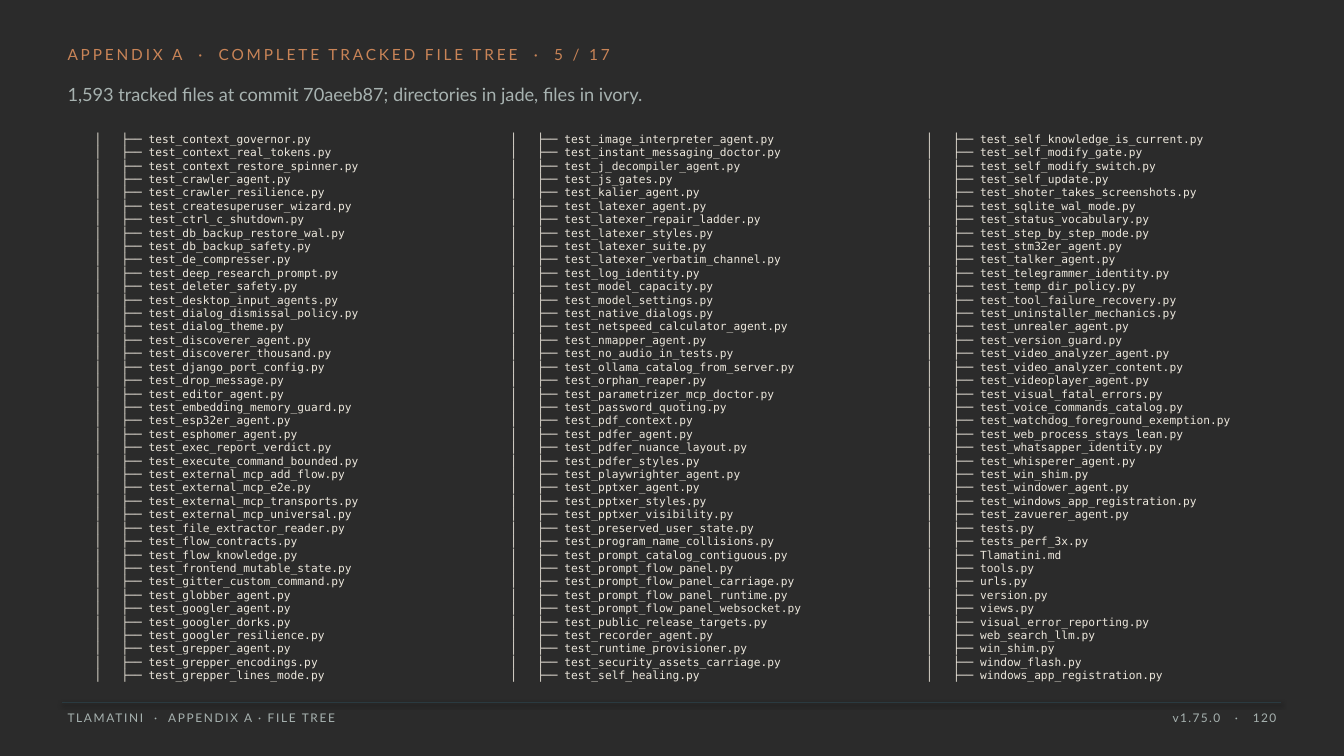
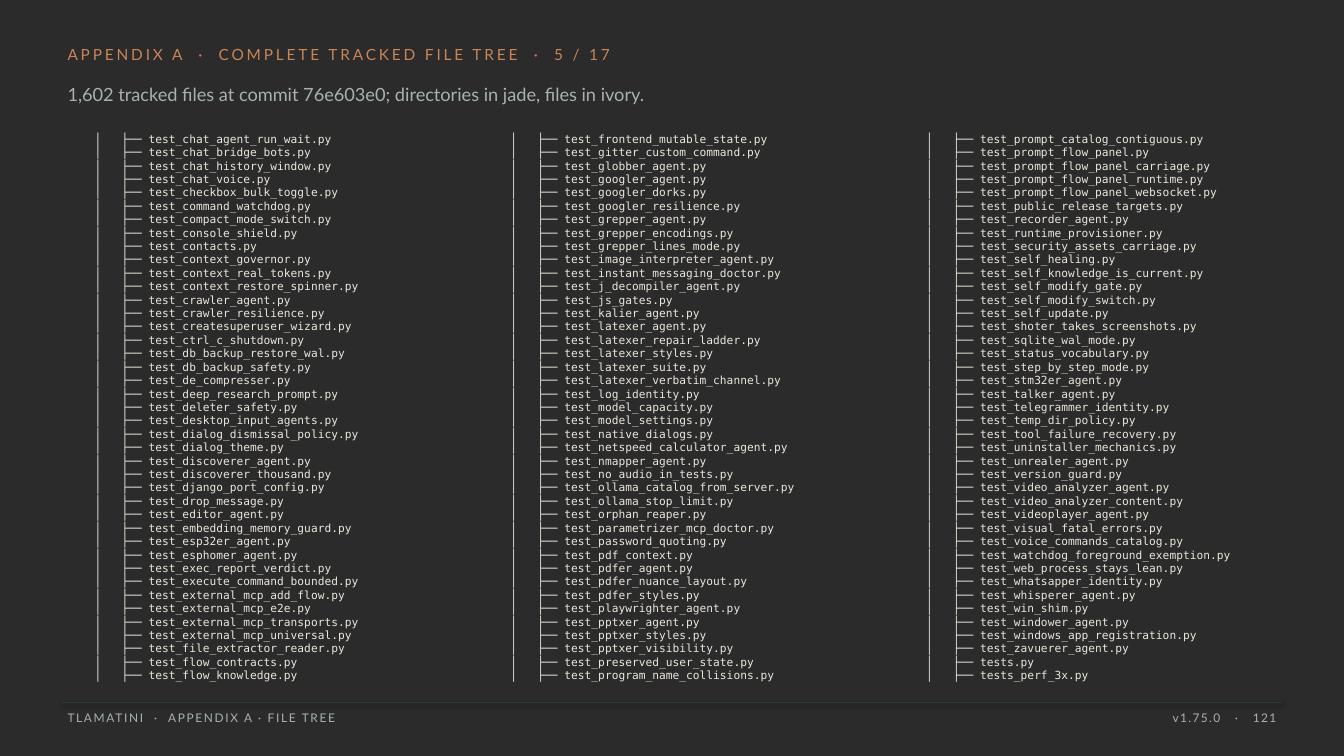
Before and after one commit to XAIHT/Tlamatini, a slide deck: slide 121 of Tlamatini_eXtended_Artificial_Intelligence_Humanly_Tempered.pptx (slide 120 before the commit). Drawn at 1344x756 pixels with LibreOffice and Linux fonts; fonts in the diff are those of the drawing; background and template pictures are left out; a plain dark background stands for a picture behind light text. Boxes give left, top, right and bottom in pixels: in the first picture for what was removed or moved away, otherwise in the second. Text is boxed around its words. In the diff, an @@ line names an element or a change of style, - is before the commit and + after.

```diff
--- a/Tlamatini_eXtended_Artificial_Intelligence_Humanly_Tempered.pptx
+++ b/Tlamatini_eXtended_Artificial_Intelligence_Humanly_Tempered.pptx
@@ text at <box>68,87,644,104</box>: text changed @@
-1,593 tracked files at commit 70aeeb87; directories in jade, files in ivory.
+1,602 tracked files at commit 76e603e0; directories in jade, files in ivory.
@@ text at <box>149,134,338,253</box>: paragraphs added @@
+│ ├── test_chat_agent_run_wait.py
+│ ├── test_chat_bridge_bots.py
+│ ├── test_chat_history_window.py
+│ ├── test_chat_voice.py
+│ ├── test_checkbox_bulk_toggle.py
+│ ├── test_command_watchdog.py
+│ ├── test_compact_mode_switch.py
+│ ├── test_console_shield.py
+│ ├── test_contacts.py
@@ text at <box>564,134,767,253</box>: paragraphs added @@
+│ ├── test_frontend_mutable_state.py
+│ ├── test_gitter_custom_command.py
+│ ├── test_globber_agent.py
+│ ├── test_googler_agent.py
+│ ├── test_googler_dorks.py
+│ ├── test_googler_resilience.py
+│ ├── test_grepper_agent.py
+│ ├── test_grepper_encodings.py
+│ ├── test_grepper_lines_mode.py
@@ text at <box>980,134,1217,266</box>: paragraphs added @@
+│ ├── test_prompt_catalog_contiguous.py
+│ ├── test_prompt_flow_panel.py
+│ ├── test_prompt_flow_panel_carriage.py
+│ ├── test_prompt_flow_panel_runtime.py
+│ ├── test_prompt_flow_panel_websocket.py
+│ ├── test_public_release_targets.py
+│ ├── test_recorder_agent.py
+│ ├── test_runtime_provisioner.py
+│ ├── test_security_assets_carriage.py
+│ ├── test_self_healing.py
@@ text at <box>564,496,733,508</box>: paragraph added @@
+│ ├── test_ollama_stop_limit.py
@@ text at <box>149,563,352,682</box>: paragraphs removed @@
-│ ├── test_frontend_mutable_state.py
-│ ├── test_gitter_custom_command.py
-│ ├── test_globber_agent.py
-│ ├── test_googler_agent.py
-│ ├── test_googler_dorks.py
-│ ├── test_googler_resilience.py
-│ ├── test_grepper_agent.py
-│ ├── test_grepper_encodings.py
-│ ├── test_grepper_lines_mode.py
@@ text at <box>564,550,801,682</box>: paragraphs removed @@
-│ ├── test_prompt_catalog_contiguous.py
-│ ├── test_prompt_flow_panel.py
-│ ├── test_prompt_flow_panel_carriage.py
-│ ├── test_prompt_flow_panel_runtime.py
-│ ├── test_prompt_flow_panel_websocket.py
-│ ├── test_public_release_targets.py
-│ ├── test_recorder_agent.py
-│ ├── test_runtime_provisioner.py
-│ ├── test_security_assets_carriage.py
-│ ├── test_self_healing.py
@@ text at <box>980,550,1163,682</box>: paragraphs removed @@
-│ ├── Tlamatini.md
-│ ├── tools.py
-│ ├── urls.py
-│ ├── version.py
-│ ├── views.py
-│ ├── visual_error_reporting.py
-│ ├── web_search_llm.py
-│ ├── win_shim.py
-│ ├── window_flash.py
-│ ├── windows_app_registration.py
@@ text at <box>1173,713,1276,722</box>: text changed @@
-v1.75.0 · 120
+v1.75.0 · 121
```
Also in this commit, not shown: 44 other slides changed, 2 slides added, 1 slide removed, 11 other files.
